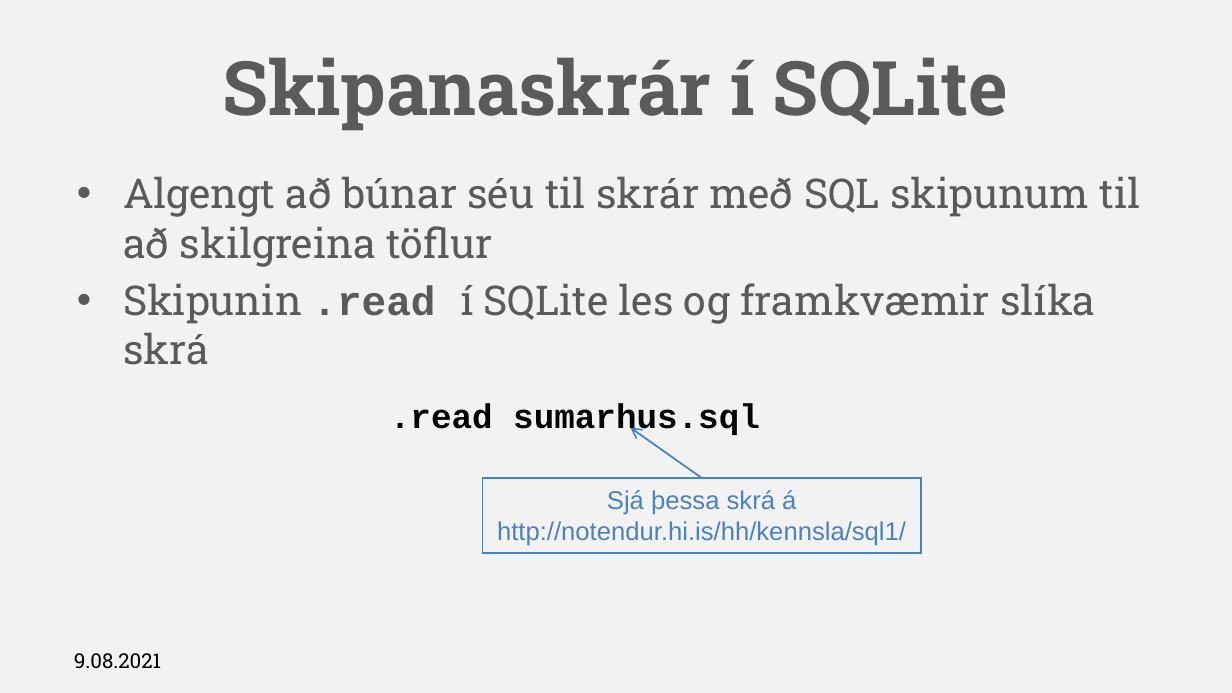
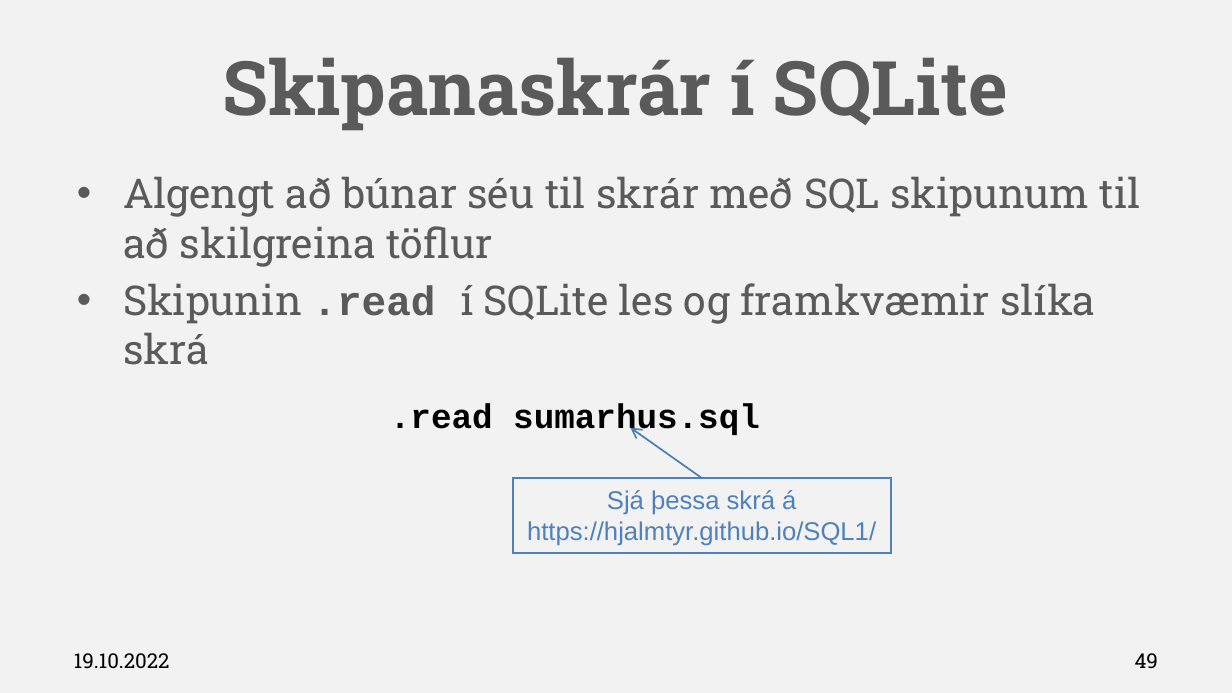
Before and after one commit to Hjalmtyr/SQL1, a slide deck: slide 49 of SQL-I.pptx. Drawn at 1232x693 pixels with LibreOffice and Linux fonts; fonts in the diff are those of the drawing; background and template pictures are left out. Boxes give left, top, right and bottom in pixels: in the first picture for what was removed or moved away, otherwise in the second. Text is boxed around its words. In the diff, an @@ line names an element or a change of style, - is before the commit and + after.

```diff
--- a/SQL-I.pptx
+++ b/SQL-I.pptx
@@ rectangle "Sjá þessa skrá á": place and size @@
-rectangle "Sjá þessa skrá á" at (483,478,922,553)
+rectangle "Sjá þessa skrá á" at (513,478,891,553)
@@ text in rectangle at (527,521,876,546): text changed @@
-http://notendur.hi.is/hh/kennsla/sql1/
+https://hjalmtyr.github.io/SQL1/
@@ text at (74,653,170,669): text changed @@
-9.08.2021
+19.10.2022
@@ page number added at (1135,653,1158,669), 12 pt, text #000000 @@
+49
```
Also in this commit, not shown: 81 other slides changed, 2 slides added, 2 slides removed, 6 other files.
